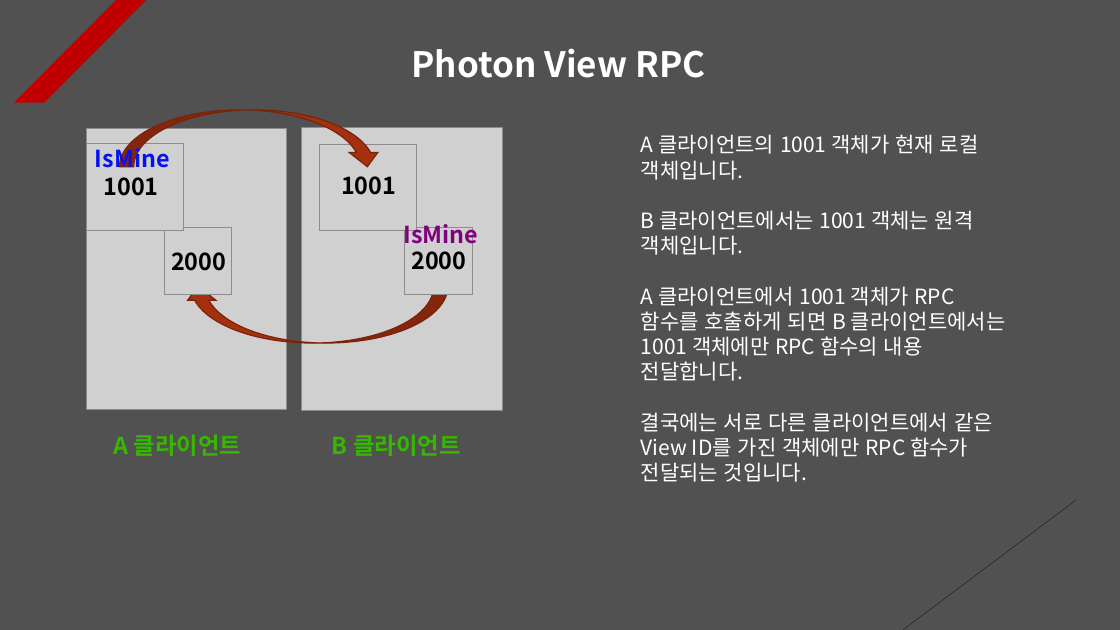
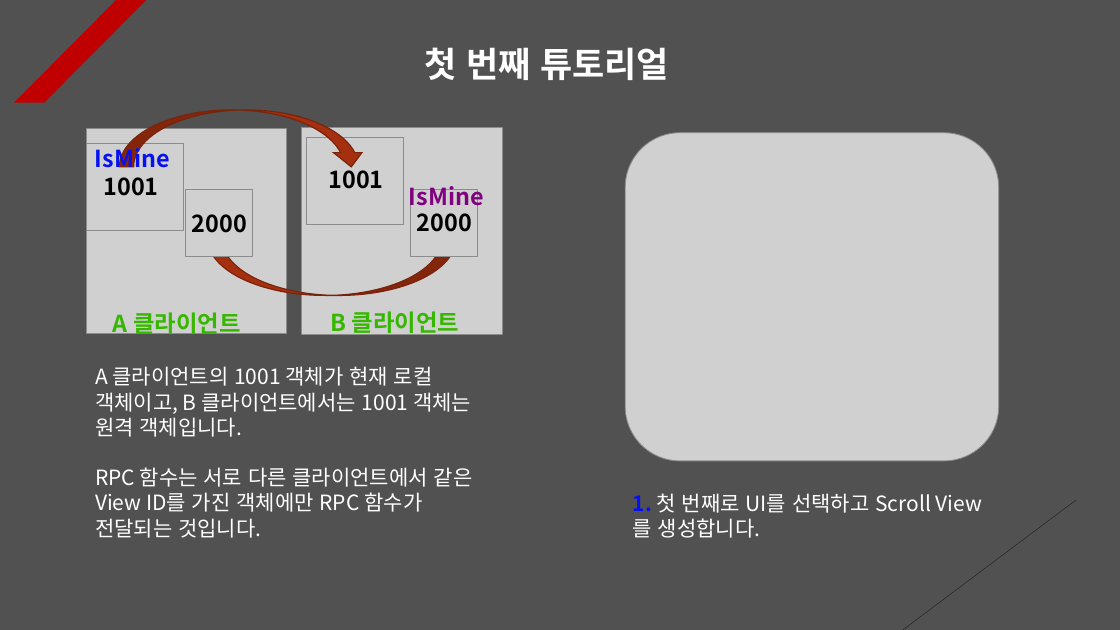
Before and after one commit to Unity2033/3D-UnityEngine, a slide deck: slide 1 of Assets/Class/Photon Server/PPT Data/Photon RPC.pptx. Drawn at 1120x630 pixels with LibreOffice and Linux fonts; fonts in the diff are those of the drawing; grey boxes stand for pictures. Boxes give left, top, right and bottom in pixels: in the first picture for what was removed or moved away, otherwise in the second. Text is boxed around its words. In the diff, an @@ line names an element or a change of style, - is before the commit and + after.

Commit message:
Photon RPC Tutorial Renewal
- Photon RPC Documentation Update

```diff
--- a/Assets/Class/Photon Server/PPT Data/Photon RPC.pptx
+++ b/Assets/Class/Photon Server/PPT Data/Photon RPC.pptx
@@ text at (424, 47, 669, 80): text changed @@
-Photon View RPC
+첫 번째 튜토리얼
@@ curved up arrow: place and size @@
-curved up arrow at (119, 110, 381, 167)
+curved up arrow at (119, 110, 365, 167)
@@ picture: place and size @@
-picture at (87, 129, 286, 410)
+picture at (87, 129, 286, 334)
@@ picture: place and size @@
-picture at (302, 128, 502, 411)
+picture at (302, 128, 502, 334)
@@ picture: place and size @@
-picture at (319, 144, 417, 230)
+picture at (307, 138, 404, 224)
@@ picture added at (625, 133, 999, 461) @@
@@ text "1001" rewrapped from (341, 176, 396, 195) to (328, 164, 383, 189) @@
@@ text "2000": place and size @@
-text "2000" at (171, 252, 226, 271)
+text "2000" at (192, 214, 247, 233)
@@ picture: place and size @@
-picture at (165, 228, 232, 295)
+picture at (185, 189, 252, 256)
@@ 2 texts, 1 picture: place and size @@
-2 texts, 1 picture at (403, 220, 478, 294)
+2 texts, 1 picture at (409, 186, 484, 256)
@@ curved up arrow: place and size @@
-curved up arrow at (184, 287, 449, 344)
+curved up arrow at (201, 239, 456, 296)
@@ text "A 클라이언트" rewrapped from (114, 434, 241, 456) to (113, 308, 240, 338) @@
@@ text "B 클라이언트" rewrapped from (332, 434, 460, 456) to (330, 308, 459, 338) @@
@@ text at (95, 366, 473, 538): text changed @@
-A 클라이언트의 1001 객체가 현재 로컬 객체입니다.
-B 클라이언트에서는 1001 객체는 원격 객체입니다.
-A 클라이언트에서 1001 객체가 RPC 함수를 호출하게 되면 B 클라이언트에서는 1001 객체에만 RPC 함수의 내용 전달합니다.
-결국에는 서로 다른 클라이언트에서 같은 View ID를 가진 객체에만 RPC 함수가 전달되는 것입니다.
+A 클라이언트의 1001 객체가 현재 로컬 객체이고, B 클라이언트에서는 1001 객체는 원격 객체입니다.
+RPC 함수는 서로 다른 클라이언트에서 같은 View ID를 가진 객체에만 RPC 함수가 전달되는 것입니다.
@@ text added at (633, 493, 931, 538), 18 pt, text #FFFFFF @@
+1. 첫 번째로 UI를 선택하고 Scroll View를 생성합니다.
```
Also in this commit, not shown: 8 other slides changed, 1 slide added, 2 other files.
